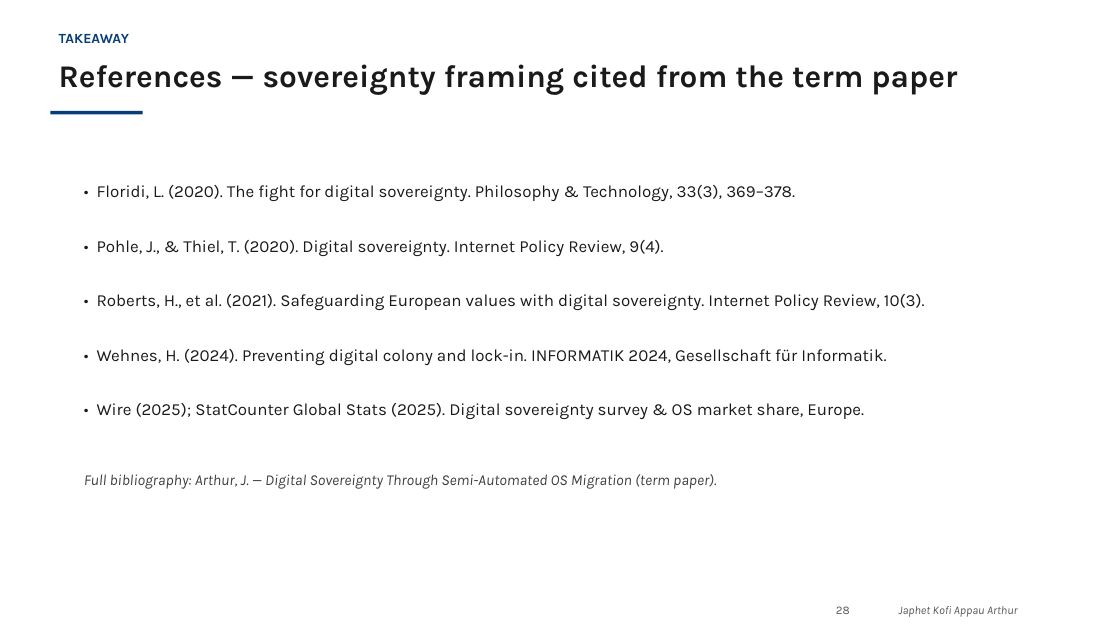
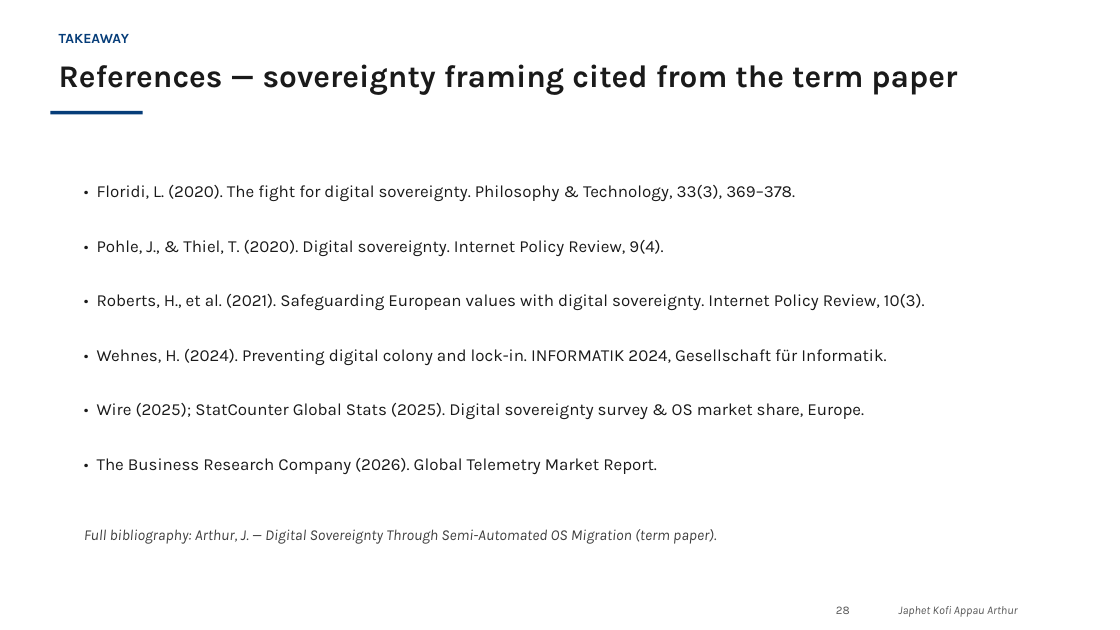
Before and after one commit to PenCoder/full-auto-migration, a slide deck: slide 28 of docs/presentation/Migration_Wizard_Praktikum_Presentation.pptx. Drawn at 1120x630 pixels with LibreOffice and Linux fonts; fonts in the diff are those of the drawing; background and template pictures are left out. Boxes give left, top, right and bottom in pixels: in the first picture for what was removed or moved away, otherwise in the second. Text is boxed around its words. In the diff, an @@ line names an element or a change of style, - is before the commit and + after.

```diff
--- a/docs/presentation/Migration_Wizard_Praktikum_Presentation.pptx
+++ b/docs/presentation/Migration_Wizard_Praktikum_Presentation.pptx
@@ text added at [97,458,657,474], 14.5 pt, text #1A1A1A @@
+• The Business Research Company (2026). Global Telemetry Market Report.
@@ text "Full bibliography: Arthur, J. — ...": place and size @@
-text "Full bibliography: Arthur, J. — ..." at [84,474,716,489]
+text "Full bibliography: Arthur, J. — ..." at [84,529,716,544]
```
